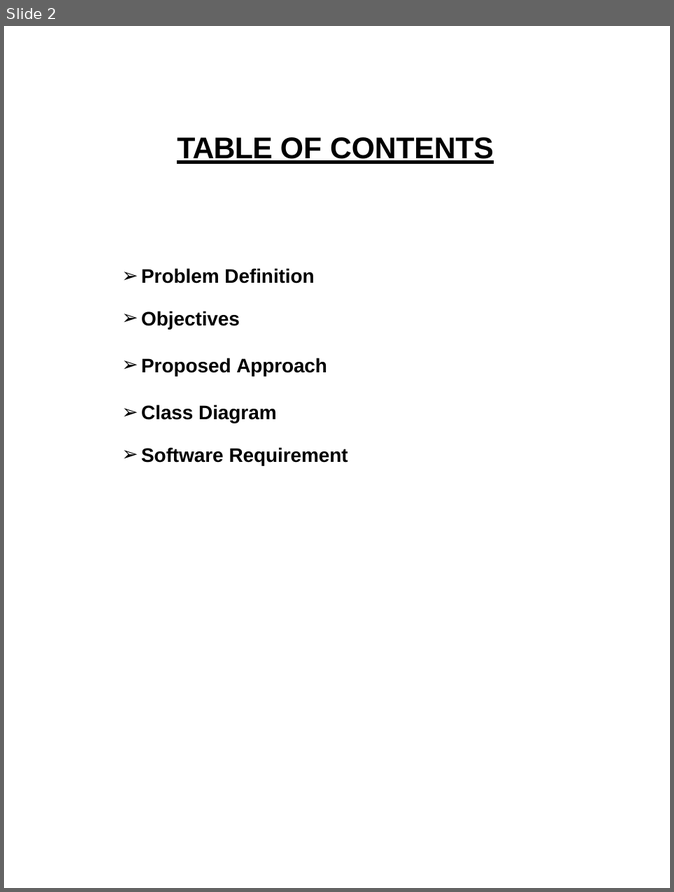
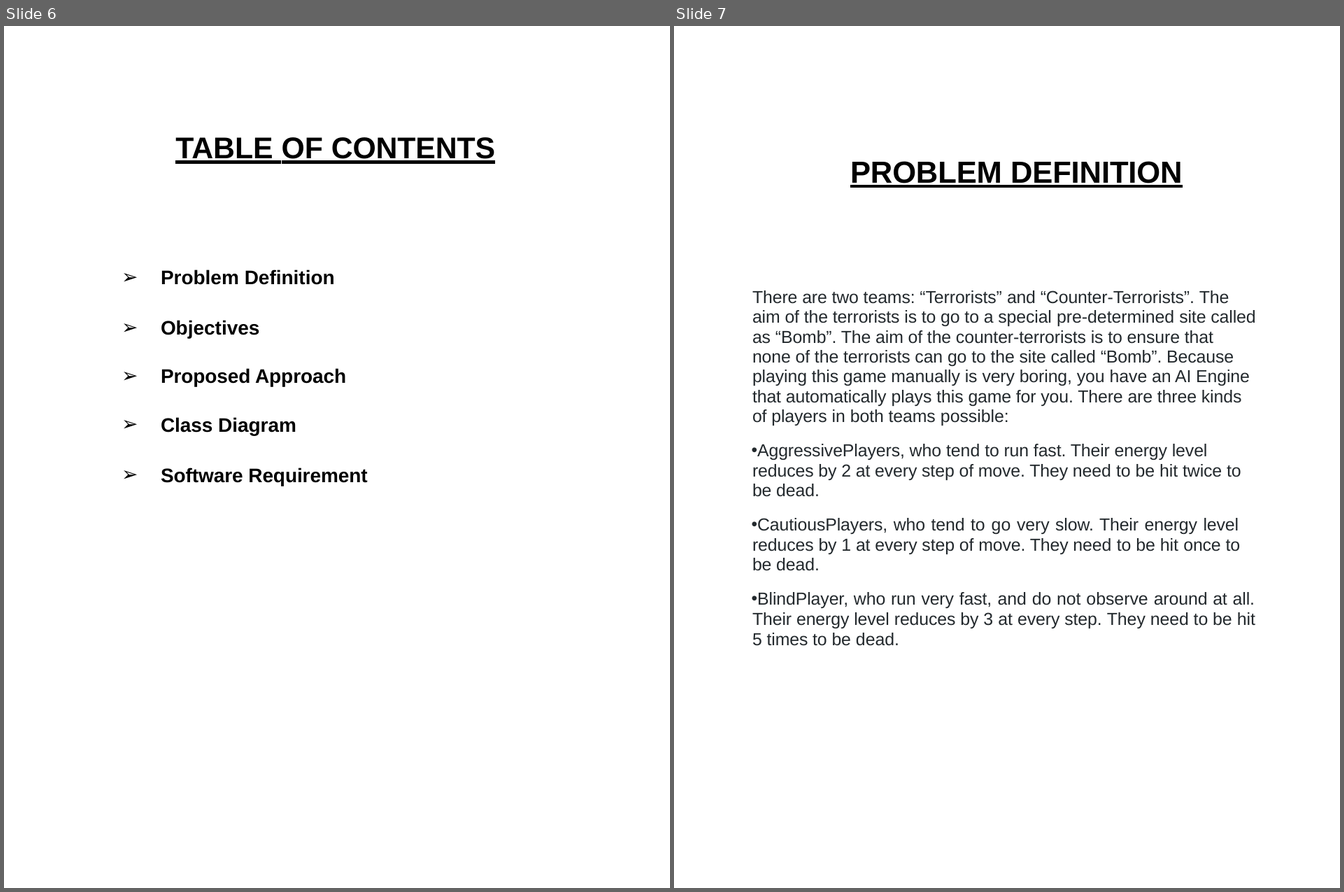
Before and after one commit to rajutkarshgupt/tinceptor_public, a slide deck: Mid_Presentation.pptx. Shown side by side, each under a label of ours: slide 2 before the commit, slides 6 and 7 after it. The pictures are 674x892 and 1344x892 pixels, drawn with LibreOffice and Linux fonts; fonts in the diff are those of the drawing. Boxes give left, top, right and bottom in pixels: in the first picture for what was removed or moved away, otherwise in the second. Text is boxed around its words. In the diff, an @@ line names an element or a change of style, - is before the commit and + after.

```diff
--- a/Mid_Presentation.pptx
+++ b/Mid_Presentation.pptx
@@ slide 7 added at box(674, 26, 1340, 888), background #FFFFFF @@
@@ title added at box(850, 161, 1183, 188), 28 pt, text #000000, bold, underline @@
+PROBLEM DEFINITION
@@ text added at box(752, 291, 1256, 646), 16 pt, text #23292D @@
+There are two teams: “Terrorists” and “Counter-Terrorists”. The aim of the terrorists is to go to a special pre-determined site called as “Bomb”. The aim of the counter-terrorists is to ensure that none of the terrorists can go to the site called “Bomb”. Because playing this game manually is very boring, you have an AI Engine that automatically plays this game for you. There are three kinds of players in both teams possible:
+• AggressivePlayers, who tend to run fast. Their energy level reduces by 2 at every step of move. They need to be hit twice to be dead.
+• CautiousPlayers, who tend to go very slow. Their energy level reduces by 1 at every step of move. They need to be hit once to be dead.
+• BlindPlayer, who run very fast, and do not observe around at all. Their energy level reduces by 3 at every step. They need to be hit 5 times to be dead.
@@ what was slide 2 is now slide 6 @@
@@ slide 6 changed as well @@
@@ title "TABLE OF CONTENTS" at box(176, 137, 495, 164): letter spacing -0.5 to 0 pt in "TABLE" @@
@@ text "Problem Definition" at box(161, 270, 367, 486): letter spacing -0.1 to 0 pt in "Problem Definition", "Objectives", "Diagram"; indent changed; less space between paragraphs @@
```
Also in this commit, not shown: 5 other slides changed, 8 other slides added, 1 slide removed.
